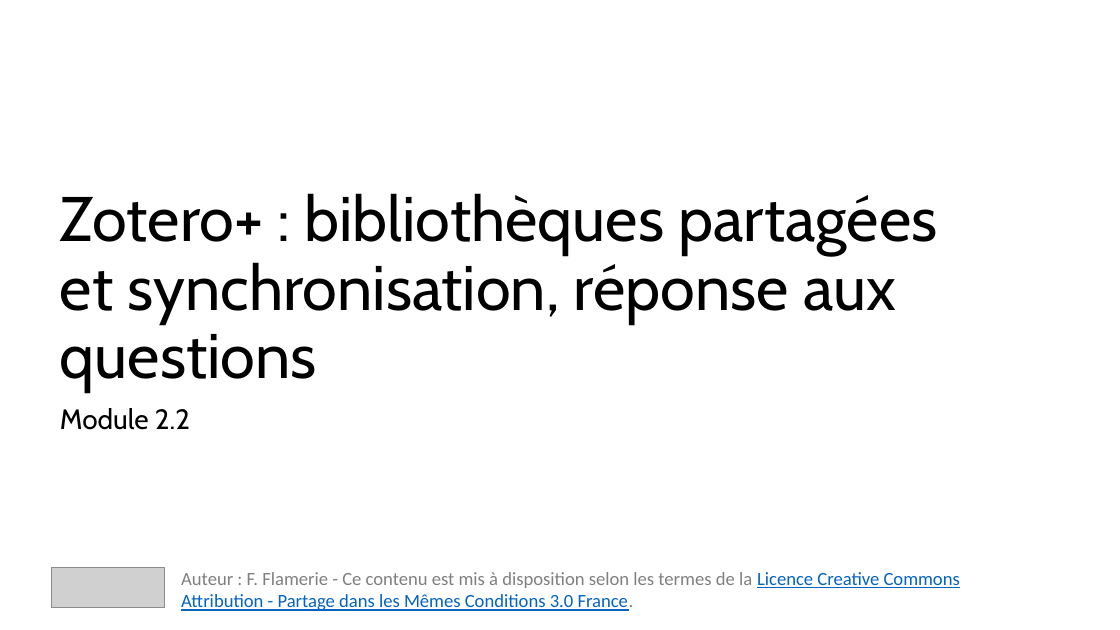
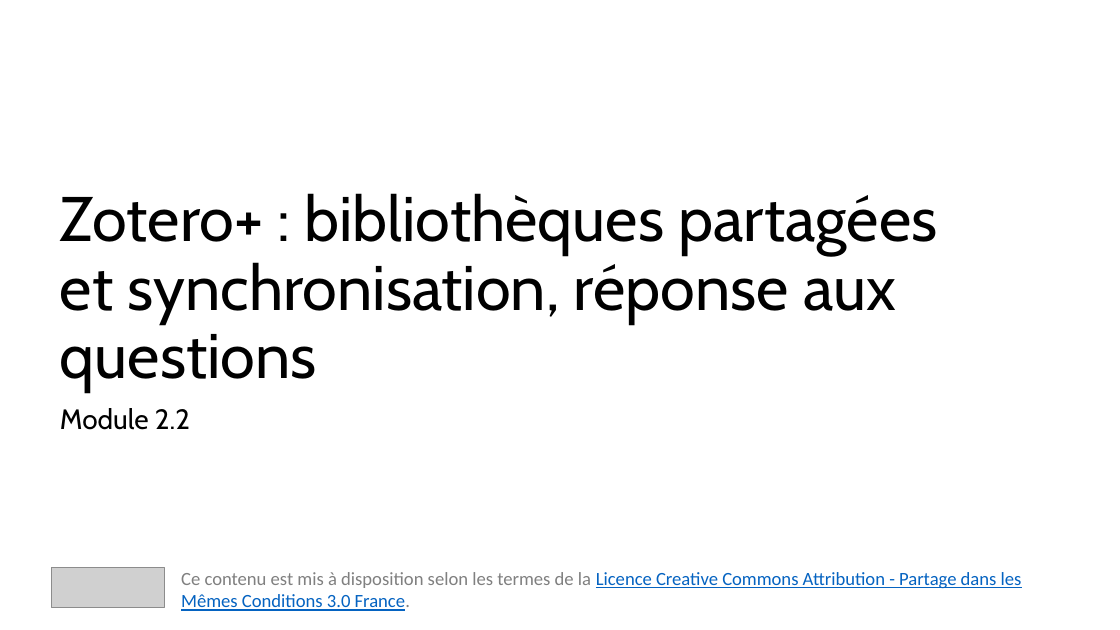
Before and after one commit to fflamerie/formbiblio, a slide deck: slide 1 of docs/module2-2_zotero2.pptx. Drawn at 1120x630 pixels with LibreOffice and Linux fonts; fonts in the diff are those of the drawing; grey boxes stand for pictures. Boxes give left, top, right and bottom in pixels: in the first picture for what was removed or moved away, otherwise in the second. Text is boxed around its words. In the diff, an @@ line names an element or a change of style, - is before the commit and + after.

Commit message:
màj zotero+

```diff
--- a/docs/module2-2_zotero2.pptx
+++ b/docs/module2-2_zotero2.pptx
@@ text at (181, 572, 1022, 611): text changed @@
-Auteur : F. Flamerie - Ce contenu est mis à disposition selon les termes de la Licence Creative Commons Attribution - Partage dans les Mêmes Conditions 3.0 France.
+Ce contenu est mis à disposition selon les termes de la Licence Creative Commons Attribution - Partage dans les Mêmes Conditions 3.0 France.
```
Also in this commit, not shown: 10 other slides changed, 1 other file.
